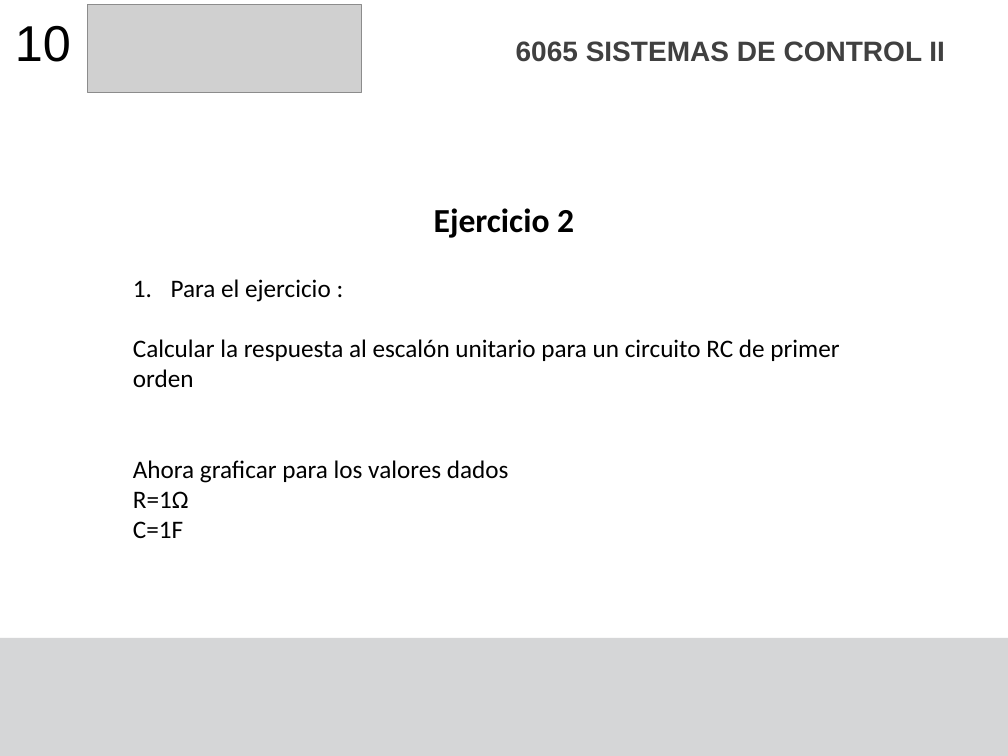
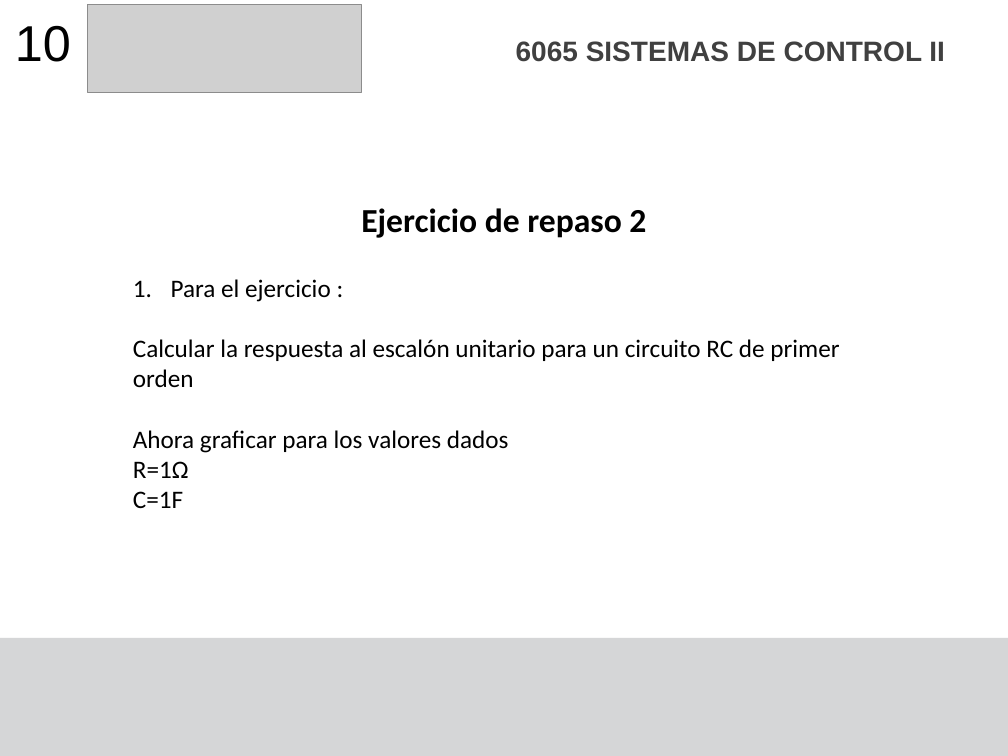
Before and after one commit to F4bian1012/Sistemas-de-Control-II---Ingenier-a-Mecatr-nica, a slide deck: slide 10 of Sesión_3/Representacion Sistemas Transformada Z.pptx. Drawn at 1008x756 pixels with LibreOffice and Linux fonts; fonts in the diff are those of the drawing; grey boxes stand for pictures. Boxes give left, top, right and bottom in pixels: in the first picture for what was removed or moved away, otherwise in the second. Text is boxed around its words. In the diff, an @@ line names an element or a change of style, - is before the commit and + after.

```diff
--- a/Sesión_3/Representacion Sistemas Transformada Z.pptx
+++ b/Sesión_3/Representacion Sistemas Transformada Z.pptx
@@ title at [361,208,646,238]: text changed @@
-Ejercicio 2
+Ejercicio de repaso 2
@@ text "Para el ejercicio :" rewrapped from [133,279,839,538] to [133,279,839,508] @@
```
Also in this commit, not shown: 7 other slides changed, 1 slide added, 1 slide removed, 3 other files.
